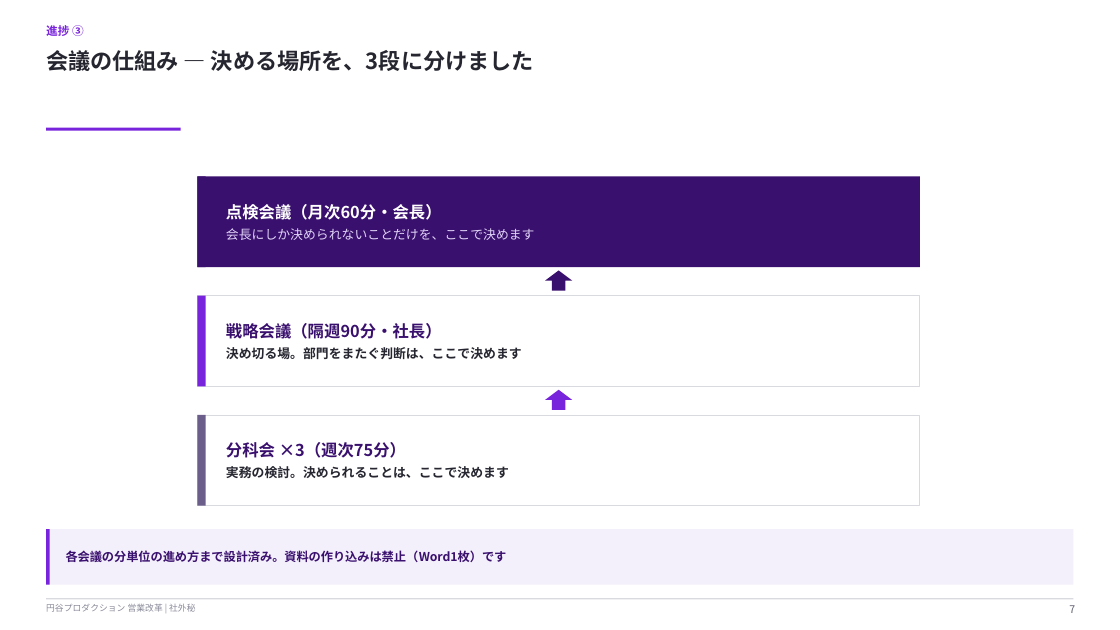
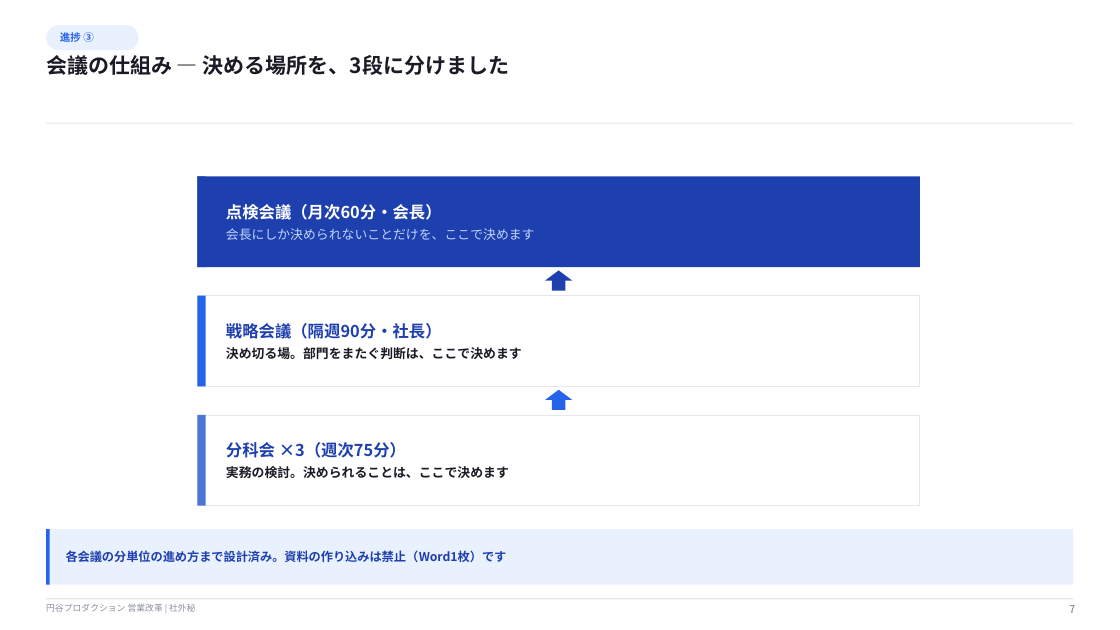
Before and after one commit to hayatoshintani-spe/kessho-lens, a slide deck: slide 7 of docs/営業改革_部長会進捗共有_20260714.pptx. Drawn at 1120x630 pixels with LibreOffice and Linux fonts; fonts in the diff are those of the drawing. Boxes give left, top, right and bottom in pixels: in the first picture for what was removed or moved away, otherwise in the second. Text is boxed around its words. In the diff, an @@ line names an element or a change of style, - is before the commit and + after.

```diff
--- a/docs/営業改革_部長会進捗共有_20260714.pptx
+++ b/docs/営業改革_部長会進捗共有_20260714.pptx
@@ rounded rectangle "進捗 ③": place and size @@
-rounded rectangle "進捗 ③" at bbox=[46, 23, 84, 39]
+rounded rectangle "進捗 ③" at bbox=[46, 25, 139, 50]
@@ rounded rectangle "進捗 ③" at bbox=[46, 25, 139, 50]: size 10 to 9 pt, text colour #7823DC to #2563EB; less space between paragraphs; vertical alignment top to middle; fill none to #EAF1FE @@
@@ text "会議の仕組み — 決める場所を、3段に分けました" at bbox=[46, 55, 509, 75]: size 19 to 18 pt, text colour #262630 to #1B1B26 @@
@@ rectangle removed at bbox=[46, 128, 181, 131] @@
@@ rectangle added at bbox=[46, 123, 1074, 124], fill #E5E7EB @@
@@ text at bbox=[226, 228, 535, 240]: text colour #E0D2F6 to #BFD4FE in "会長にしか決められないことだけを、ここで決めます" @@
@@ rectangle at bbox=[197, 296, 920, 386]: outline #D9D9E0 0.75 pt to #E5E7EB 0.75 pt @@
@@ fill #3A106E to #1E40AF in 3 elements at bbox=[197, 176, 920, 267], bbox=[197, 176, 206, 267], bbox=[545, 271, 572, 291] @@
@@ text "戦略会議（隔週90分・社長）" at bbox=[226, 323, 522, 359]: text colour #3A106E to #1E40AF in "戦略会議（隔週90分・社長）"; text colour #262630 to #1B1B26 in "決め切る場。部門をまたぐ判断は、ここで決めます" @@
@@ rectangle at bbox=[197, 415, 920, 506]: outline #D9D9E0 0.75 pt to #E5E7EB 0.75 pt @@
@@ rectangle at bbox=[197, 415, 206, 506]: fill #6B5E8A to #4B76D8 @@
@@ text "分科会 ×3（週次75分）" at bbox=[226, 442, 509, 478]: text colour #3A106E to #1E40AF in "分科会 ×3（週次75分）"; text colour #262630 to #1B1B26 in "実務の検討。決められることは、ここで決めます" @@
@@ fill #7823DC to #2563EB in 3 elements at bbox=[197, 296, 206, 386], bbox=[545, 390, 572, 410], bbox=[46, 529, 50, 585] @@
@@ rectangle at bbox=[46, 529, 1074, 585]: fill #F3EFFB to #EAF1FE @@
@@ text "各会議の分単位の進め方まで設計済み。資料の作り込みは禁止（Word1枚）です" at bbox=[66, 550, 507, 562]: text colour #3A106E to #1E40AF @@
```
Also in this commit, not shown: 13 other slides changed, 7 other files.
